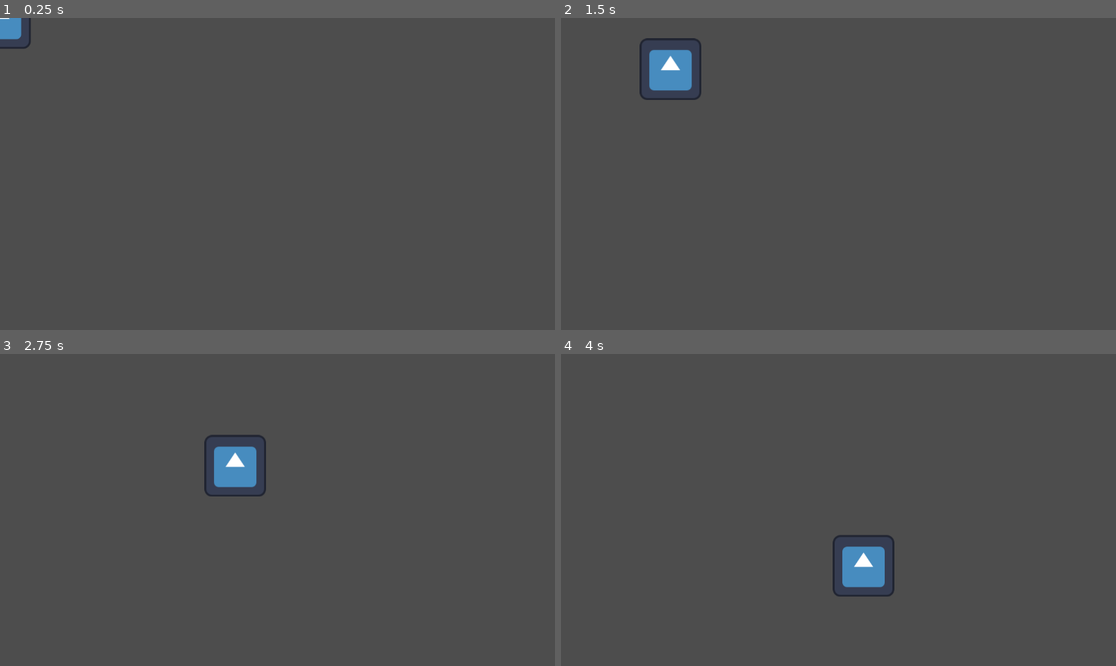
Above: before the commit, frames 1-4 (two rows, left to right).
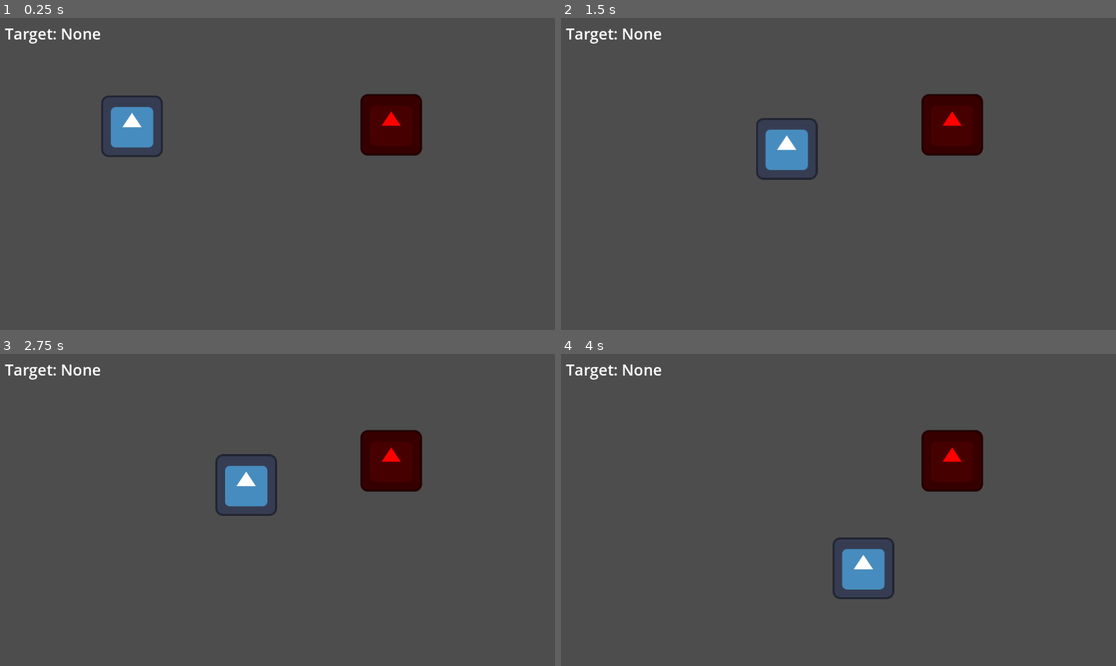
Above: after the commit, the same moments.

Repository: TRushton95/ArenaBattler
Game: Godot game, scene res://game.tscn
The game is run twice, just before and just after one commit, with the same random seed, the same clock (stepped at 60 frames per second) and the same inputs. The engine's default icon, where the game draws it, is replaced by a stand-in: a white triangle on a blue panel in a dark square.
Inputs (mouse positions are in pixels of both pictures, inside the frame that each line leads up to):
- Up to frame 1 (0.25 s): no input
- Up to frame 2 (1.5 s): tap Enter at 0.5 s; move the mouse to (960, 158) at 0.52 s; right-click (960, 158) at 0.6 s; click (960, 158) at 0.67 s; move the mouse to (727, 189) at 1.27 s; right-click (727, 189) at 1.35 s; click (727, 189) at 1.42 s
- Up to frame 3 (2.75 s): move the mouse to (333, 441) at 2.02 s; right-click (333, 441) at 2.1 s; click (333, 441) at 2.17 s
- Up to frame 4 (4 s): move the mouse to (810, 572) at 2.77 s; right-click (810, 572) at 2.85 s; click (810, 572) at 2.92 s; move the mouse to (1005, 556) at 3.52 s; right-click (1005, 556) at 3.6 s; click (1005, 556) at 3.67 s

The runs differ from the first frame. In frame 1, 4.0% of the frame differs, in the area x 0-77%, y 0-45%; in frame 2, 5.1%, in the area x 0-77%, y 3-52%; in frame 3, 4.2%; in frame 4, 2.9%.

Commit message:
Add unit targeting

Diff:
--- /dev/null
+++ b/src/entities/input_commands/input_command.gd
@@ -0,0 +1,10 @@
+extends RefCounted
+class_name InputCommand
+
+
+func execute(_player: Unit) -> void:
+	_internal_execute(_player)
+
+
+func _internal_execute(_player: Unit) -> void:
+	pass
--- /dev/null
+++ b/src/entities/input_commands/left_click_command.gd
@@ -0,0 +1,16 @@
+extends InputCommand
+class_name LeftClickCommand
+
+var _unit : Unit
+
+
+func _init(unit: Unit) -> void:
+	_unit = unit
+
+
+func get_unit() -> Unit:
+	return _unit
+
+
+func _internal_execute(player: Unit) -> void:
+	player.set_selected_unit(_unit)
--- a/src/entities/unit/components/controllers/player_controller.gd
+++ b/src/entities/unit/components/controllers/player_controller.gd
@@ -1,8 +1,17 @@
 extends Node2D
+class_name PlayerController
 
-@export var _unit : Unit
+@export var _player : Unit
 
 
 func _process(_delta_s: float) -> void:
 	if Input.is_action_just_pressed("right_click"):
-		_unit.set_movement_destination(get_global_mouse_position())
+		_player.set_movement_destination(get_global_mouse_position())
+
+
+func handle_input_command(input_command : InputCommand) -> void:
+	if input_command is LeftClickCommand:
+		if input_command.get_unit() == null:
+			return
+
+		_player.set_selected_unit(input_command.get_unit())
--- a/src/entities/unit/unit.tscn
+++ b/src/entities/unit/implementations/player/player.tscn
@@ -7,8 +7,12 @@
 [sub_resource type="RectangleShape2D" id="RectangleShape2D_h1r3i"]
 size = Vector2(128, 128)
 
-[node name="Unit" type="CharacterBody2D"]
+[node name="Player" type="CharacterBody2D" node_paths=PackedStringArray("_sprite", "_collision_shape", "_controller")]
 script = ExtResource("1_tkh0x")
+_display_name = "Player"
+_sprite = NodePath("Sprite2D")
+_collision_shape = NodePath("CollisionShape2D")
+_controller = NodePath("PlayerController")
 
 [node name="Sprite2D" type="Sprite2D" parent="."]
 texture = ExtResource("2_p0kfm")
@@ -16,5 +20,5 @@
 [node name="CollisionShape2D" type="CollisionShape2D" parent="."]
 shape = SubResource("RectangleShape2D_h1r3i")
 
-[node name="PlayerController" parent="." node_paths=PackedStringArray("_unit") instance=ExtResource("3_p0kfm")]
-_unit = NodePath("..")
+[node name="PlayerController" parent="." node_paths=PackedStringArray("_player") instance=ExtResource("3_p0kfm")]
+_player = NodePath("..")
--- /dev/null
+++ b/src/entities/unit/implementations/target_dummy/target_dummy.tscn
@@ -0,0 +1,20 @@
+[gd_scene load_steps=4 format=3 uid="uid://cuk2icokicfx5"]
+
+[ext_resource type="Script" uid="uid://dd6p5vc1gw01x" path="res://entities/unit/unit.gd" id="1_k7q1m"]
+[ext_resource type="Texture2D" uid="uid://cotgl7b20r53y" path="res://icon.svg" id="2_k7q1m"]
+
+[sub_resource type="RectangleShape2D" id="RectangleShape2D_u00o4"]
+size = Vector2(128, 128)
+
+[node name="TargetDummy" type="CharacterBody2D" node_paths=PackedStringArray("_sprite", "_collision_shape")]
+script = ExtResource("1_k7q1m")
+_display_name = "Target Dummy"
+_sprite = NodePath("Sprite2D")
+_collision_shape = NodePath("CollisionShape2D")
+
+[node name="Sprite2D" type="Sprite2D" parent="."]
+modulate = Color(1, 0, 0, 1)
+texture = ExtResource("2_k7q1m")
+
+[node name="CollisionShape2D" type="CollisionShape2D" parent="."]
+shape = SubResource("RectangleShape2D_u00o4")
--- a/src/entities/unit/unit.gd
+++ b/src/entities/unit/unit.gd
@@ -1,17 +1,52 @@
 extends CharacterBody2D
 class_name Unit
 
+signal left_clicked
+signal right_clicked
+signal selected_unit_changed(unit: Unit)
+
 const MOVE_SPEED : float = 300.0
 
+@export var _display_name : String
+@export var _sprite : Sprite2D
+@export var _collision_shape : CollisionShape2D
+@export var _controller : PlayerController
+
+var _selected_unit : Unit
 var _movement_destination : Vector2
+
+
+func _on_input_event(viewport: Viewport, event: InputEvent, shape_idx: int) -> void:
+	if !event is InputEventMouseButton:
+		return
+
+	var mouse_button_event : InputEventMouseButton = event as InputEventMouseButton
+	if !mouse_button_event.pressed:
+		return
+
+	if mouse_button_event.button_index == MOUSE_BUTTON_RIGHT:
+		right_clicked.emit()
+	elif mouse_button_event.button_index == MOUSE_BUTTON_LEFT:
+		left_clicked.emit()
 
 
 func _ready() -> void:
 	_movement_destination = position
+	input_event.connect(_on_input_event)
+	input_pickable = true
 
 
 func _process(delta: float) -> void:
 	_handle_movement(delta)
+
+
+func get_display_name() -> String:
+	return _display_name
+
+
+func set_selected_unit(unit: Unit) -> void:
+	_selected_unit = unit
+	selected_unit_changed.emit(unit)
 
 
 func set_movement_destination(destination: Vector2) -> void:
--- /dev/null
+++ b/src/game.gd
@@ -0,0 +1,34 @@
+extends Node2D
+
+@onready var _player : Unit = $Player
+@onready var _target_dummy : Unit = $TargetDummy
+@onready var _game_ui : GameUI = $GameUI
+
+
+func _on_player_selected_unit_changed(unit: Unit) -> void:
+	var text : String = unit.get_display_name() if unit != null else "None"
+	_game_ui.set_player_target_label_text(text)
+
+
+func _on_unit_right_clicked(unit: Unit) -> void:
+	pass
+
+
+func _on_unit_left_clicked(unit: Unit) -> void:
+	var command : LeftClickCommand = LeftClickCommand.new(unit)
+	command.execute(_player)
+
+
+func _ready() -> void:
+	_player.right_clicked.connect(_on_unit_right_clicked.bind(_player))
+	_player.left_clicked.connect(_on_unit_left_clicked.bind(_player))
+	_target_dummy.right_clicked.connect(_on_unit_left_clicked.bind(_target_dummy))
+	_target_dummy.left_clicked.connect(_on_unit_left_clicked.bind(_target_dummy))
+
+
+func _unhandled_input(event: InputEvent) -> void:
+	if event is InputEventMouseButton:
+		var mouse_event : InputEventMouseButton = event as InputEventMouseButton
+
+		if mouse_event.button_index == MOUSE_BUTTON_LEFT && mouse_event.pressed:
+			_player.set_selected_unit(null)
--- a/src/game.tscn
+++ b/src/game.tscn
@@ -1,7 +1,19 @@
-[gd_scene load_steps=2 format=3 uid="uid://cldbgf3rfat2b"]
+[gd_scene load_steps=5 format=3 uid="uid://cldbgf3rfat2b"]
 
-[ext_resource type="PackedScene" uid="uid://bx7yyu5k2qt1g" path="res://entities/unit/unit.tscn" id="1_80nbo"]
+[ext_resource type="PackedScene" uid="uid://bx7yyu5k2qt1g" path="res://entities/unit/implementations/player/player.tscn" id="1_80nbo"]
+[ext_resource type="Script" uid="uid://bxdjxwx7w1s1v" path="res://game.gd" id="1_e2o6t"]
+[ext_resource type="PackedScene" uid="uid://cuk2icokicfx5" path="res://entities/unit/implementations/target_dummy/target_dummy.tscn" id="3_fc0e3"]
+[ext_resource type="PackedScene" uid="uid://dom5e0xjscfkq" path="res://game_ui/game_ui.tscn" id="3_feb5d"]
 
 [node name="Game" type="Node2D"]
+script = ExtResource("1_e2o6t")
 
-[node name="Unit" parent="." instance=ExtResource("1_80nbo")]
+[node name="Player" parent="." instance=ExtResource("1_80nbo")]
+position = Vector2(274, 225)
+
+[node name="TargetDummy" parent="." instance=ExtResource("3_fc0e3")]
+position = Vector2(812, 222)
+
+[node name="GameUI" parent="." instance=ExtResource("3_feb5d")]
+
+[connection signal="selected_unit_changed" from="Player" to="." method="_on_player_selected_unit_changed"]
--- /dev/null
+++ b/src/game_ui/game_ui.gd
@@ -0,0 +1,10 @@
+extends CanvasLayer
+class_name GameUI
+
+const PLAYER_TARGET_LABEL_TEXT_FORMAT : String = "Target: %s"
+
+@onready var _player_target_label : Label = $MarginContainer/PlayerTargetLabel
+
+
+func set_player_target_label_text(value: String) -> void:
+	_player_target_label.text = PLAYER_TARGET_LABEL_TEXT_FORMAT % value
--- /dev/null
+++ b/src/game_ui/game_ui.tscn
@@ -0,0 +1,17 @@
+[gd_scene load_steps=2 format=3 uid="uid://dom5e0xjscfkq"]
+
+[ext_resource type="Script" uid="uid://djgdmfmgaqmhh" path="res://game_ui/game_ui.gd" id="1_dfl03"]
+
+[node name="GameUI" type="CanvasLayer"]
+script = ExtResource("1_dfl03")
+
+[node name="MarginContainer" type="MarginContainer" parent="."]
+offset_right = 40.0
+offset_bottom = 40.0
+theme_override_constants/margin_left = 10
+theme_override_constants/margin_top = 10
+
+[node name="PlayerTargetLabel" type="Label" parent="MarginContainer"]
+layout_mode = 2
+theme_override_font_sizes/font_size = 32
+text = "Target: None"
Not shown, added: src/entities/input_commands/input_command.gd.uid
Not shown, added: src/entities/input_commands/left_click_command.gd.uid
Not shown, added: src/game.gd.uid
Not shown, added: src/game_ui/game_ui.gd.uid
